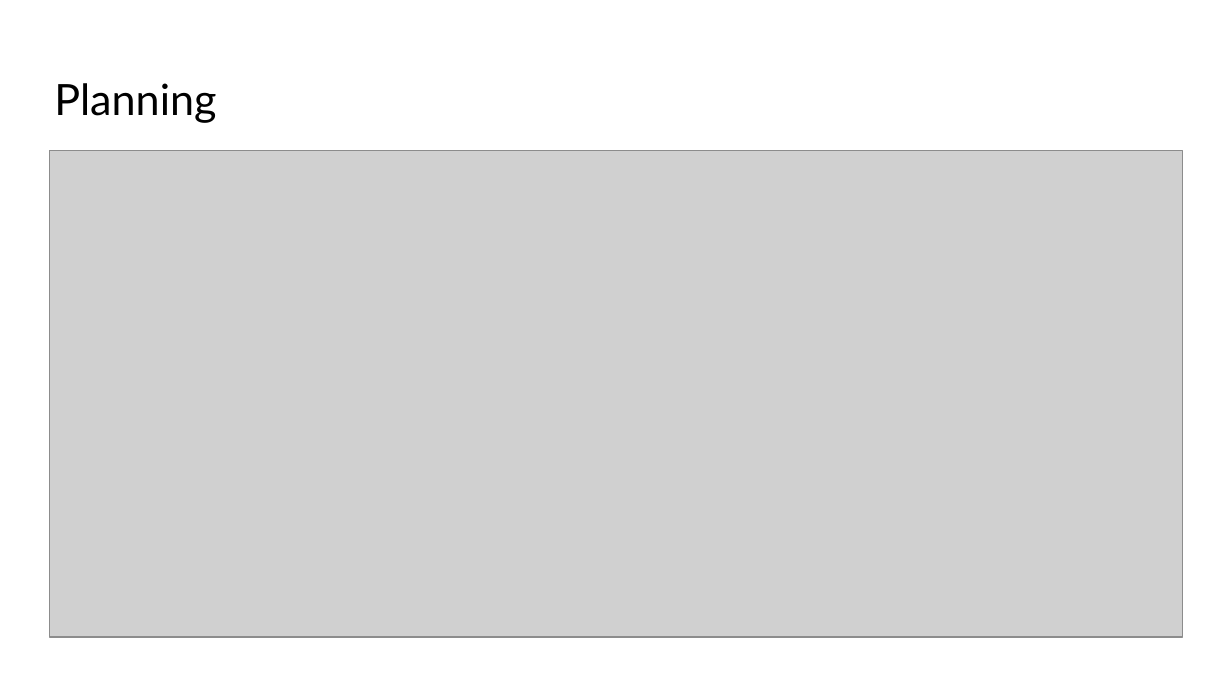
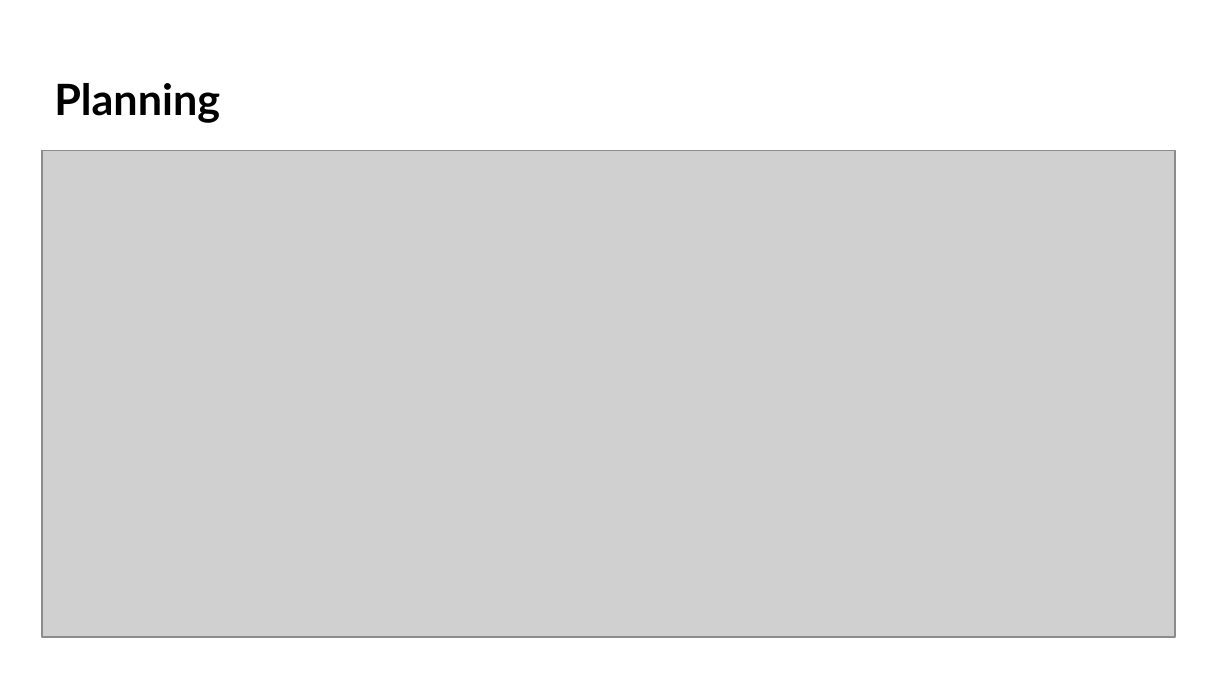
Before and after one commit to crazyboy9103/2021_2_MCA_team7, a slide deck: slide 11 of Project Proposal.pptx. Drawn at 1232x693 pixels with LibreOffice and Linux fonts; fonts in the diff are those of the drawing; grey boxes stand for pictures. Boxes give left, top, right and bottom in pixels: in the first picture for what was removed or moved away, otherwise in the second. Text is boxed around its words. In the diff, an @@ line names an element or a change of style, - is before the commit and + after.

```diff
--- a/Project Proposal.pptx
+++ b/Project Proposal.pptx
@@ title "Planning" at [54,83,220,123]: bold on @@
@@ picture: place and size @@
-picture at [49,150,1183,637]
+picture at [42,150,1175,637]
```
Also in this commit, not shown: 11 other slides changed, 2 slides added, 1 slide removed, 1 other file.
